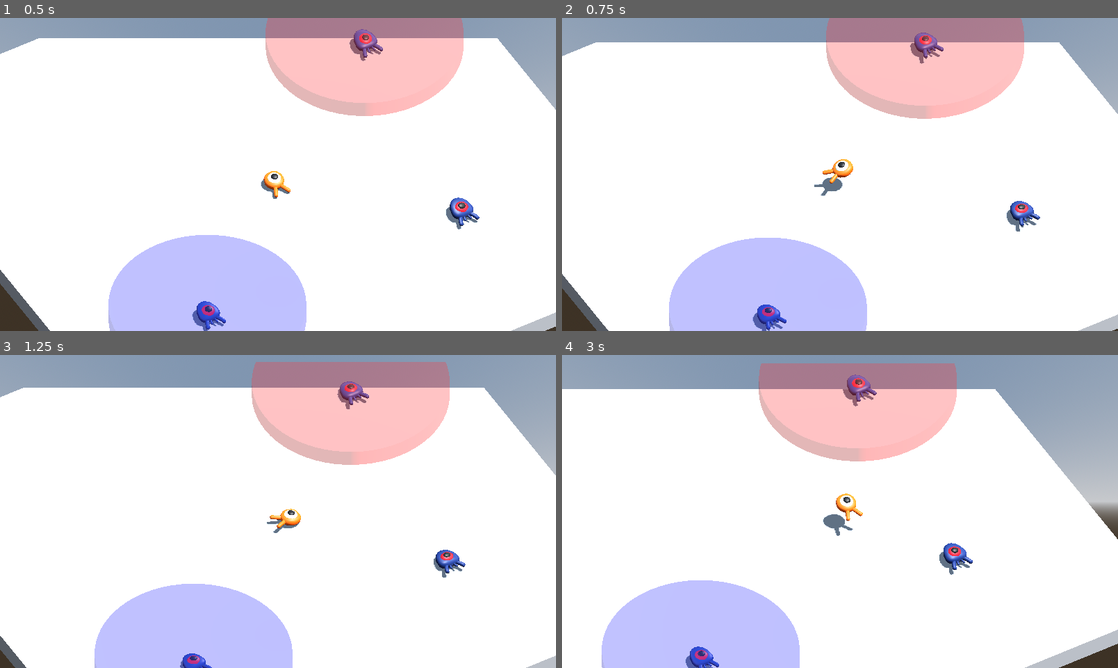
Above: before the commit, frames 1-4 (two rows, left to right).
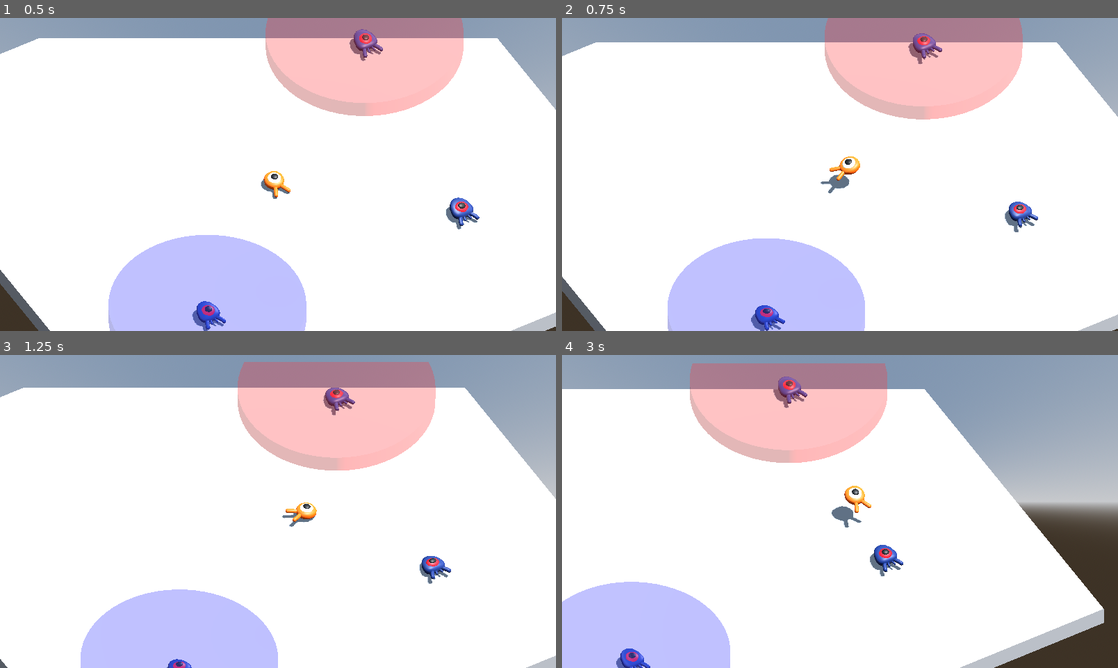
Above: after the commit, the same moments.

Repository: amhndu/chronos-rift
Game: Godot game, scene res://Main.tscn
The game is run twice, just before and just after one commit, with the same random seed, the same clock (stepped at 60 frames per second) and the same inputs.
Inputs:
- Up to frame 1 (0.5 s): no input
- Up to frame 2 (0.75 s): hold Right (move_right) from 0.53 s (still down); tap Space (jump) at 0.6 s
- Up to frame 3 (1.25 s): keep holding Right (move_right); tap Space (jump) at 0.77, 1.07 s
- Up to frame 4 (3 s): release Right (move_right) at 1.28 s; hold Down (move_back) 1.28-2.03 s; tap Space (jump) at 1.35, 1.52, 1.82, 2.1, 2.85 s; hold Right (move_right) 2.03-2.78 s; hold Up (move_forward) from 2.78 s (still down)

Frame 1 is identical in both runs. In frame 2, 1.8% of the frame differs, in the area x 0-100%, y 0-100%; in frame 3, 7.0%; in frame 4, 27%, in the area x 0-100%, y 2-100%.

Commit message:
fix jump

Diff:
--- a/Mob.tscn
+++ b/Mob.tscn
@@ -43,6 +43,7 @@
 }
 
 [sub_resource type="CylinderShape3D" id="CylinderShape3D_qg8rw"]
+height = 100.0
 radius = 10.0
 
 [sub_resource type="StandardMaterial3D" id="StandardMaterial3D_ps36b"]
--- a/Player.gd
+++ b/Player.gd
@@ -4,7 +4,7 @@
 
 var time_scaling_factor = 1.0
 ## How fast the player moves in meters per second.
-@export var speed = 5
+@export var speed = 10
 ## Vertical impulse applied to the character upon jumping in meters per second.
 @export var jump_impulse = 20
 ## Vertical impulse applied to the character upon bouncing over a mob in meters per second.
@@ -12,7 +12,8 @@
 ## The downward acceleration when in the air, in meters per second.
 @export var fall_acceleration = 75
 
-
+# NOTE: For time scaling to work, all acceleration (or velocity increments) must be defined properties
+# Any new property must be added to `scale_time` method
 func _physics_process(delta):
 	var direction = Vector3.ZERO
 	if Input.is_action_pressed("move_right"):
@@ -40,12 +41,13 @@
 	if is_on_floor() and Input.is_action_just_pressed("jump"):
 		velocity.y += jump_impulse
 
+	#
 	# We apply gravity every frame so the character always collides with the ground when moving.
 	# This is necessary for the is_on_floor() function to work as a body can always detect
 	# the floor, walls, etc. when a collision happens the same frame.
 	velocity.y -= fall_acceleration * delta
-	# apply time scaling
-	velocity *= time_scaling_factor
+	#if not is_on_floor():
+		#print("move_and_slide: ", velocity)
 	move_and_slide()
 
 	# Here, we check if we landed on top of a mob and if so, we kill it and bounce.
@@ -73,8 +75,13 @@
 	hit.emit()
 	queue_free()
 
-func scale_time(body):
-	time_scaling_factor = body.time_scale
+func scale_time(scale: float):
+	print("time scaling by: ", scale, " finalScale: ", time_scaling_factor * scale)
+	speed *= scale
+	jump_impulse *= scale
+	bounce_impulse *= scale
+	fall_acceleration *= scale
+	time_scaling_factor *= scale
 
 func _on_MobDetector_body_entered(body):
 	if body.is_in_group("mobs"):
@@ -83,10 +90,8 @@
 
 func _on_MobDetector_area_entered(area):
 	if area.is_in_group("time_domain"):
-		time_scaling_factor *= area.owner.time_scale
-		print("setting time scale to ", time_scaling_factor, " scaled by ", area.owner.time_scale)
+		scale_time(area.owner.time_scale)
 
 func _on_MobDetector_area_exit(area):
 	if area.is_in_group("time_domain"):
-		time_scaling_factor /= area.owner.time_scale
-		print("re-setting time scale to ", time_scaling_factor, " de-scaled by ", area.owner.time_scale)
+		scale_time(1 / area.owner.time_scale)
